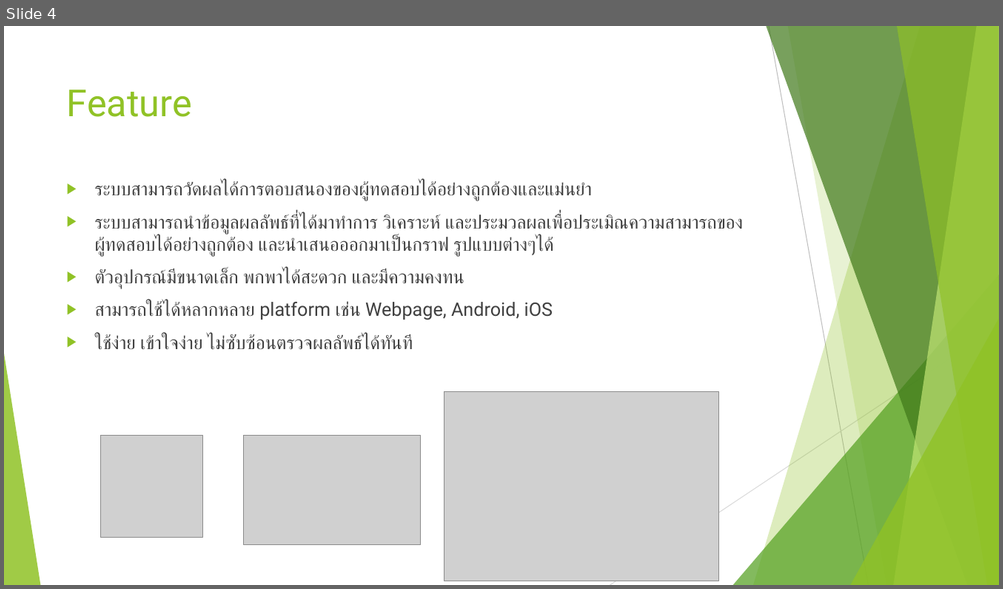
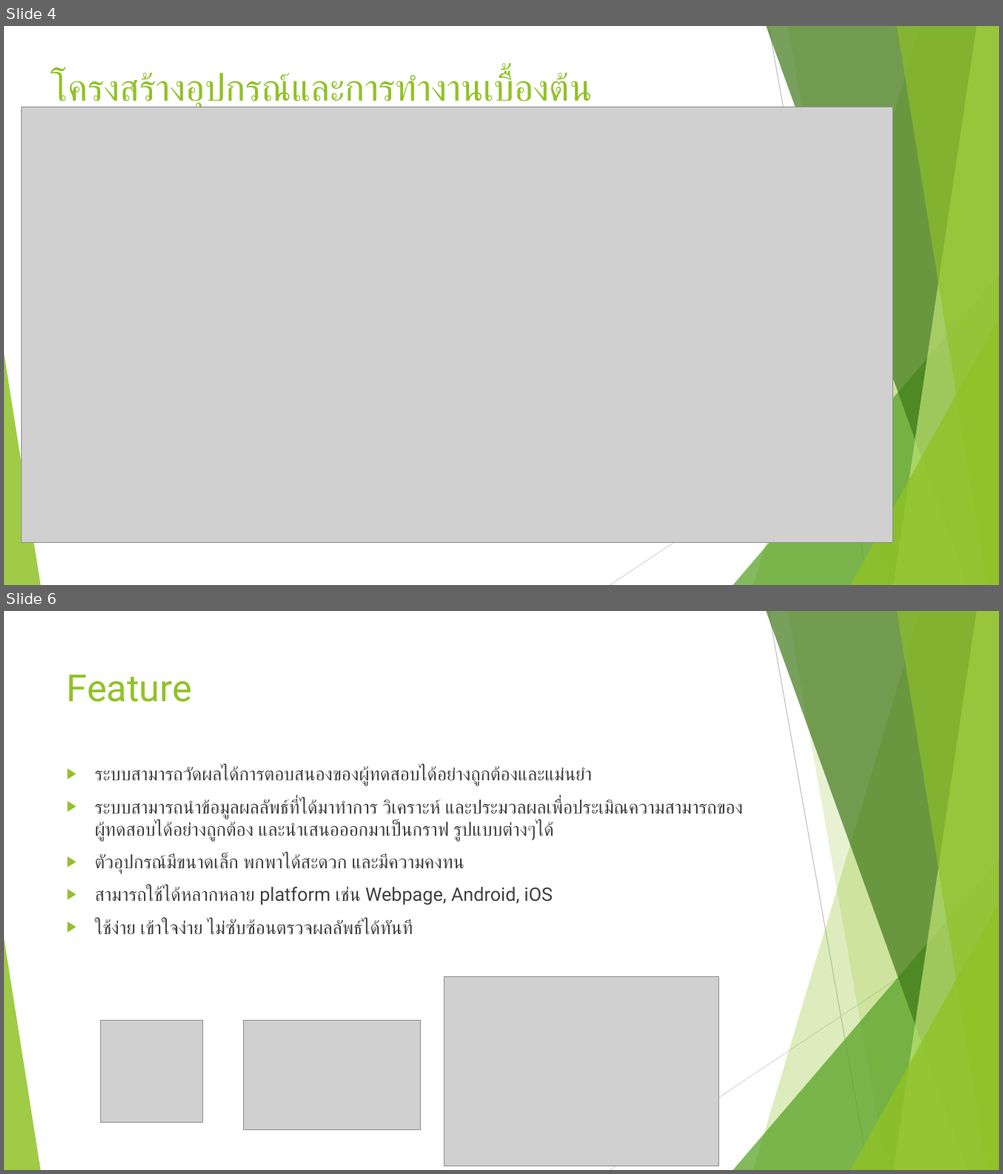
Before and after one commit to Al0nesauurs/etc, a slide deck: Work/present v1.pptx. Shown one above the other, each under a label of ours: slide 4 before the commit, slides 4 and 6 after it; the slides between them are not shown. The pictures are 1003x589 and 1003x1174 pixels, drawn with LibreOffice and Linux fonts; fonts in the diff are those of the drawing; grey boxes stand for pictures. Boxes give left, top, right and bottom in pixels: in the first picture for what was removed or moved away, otherwise in the second. Text is boxed around its words. In the diff, an @@ line names an element or a change of style, - is before the commit and + after.

```diff
--- a/Work/present v1.pptx
+++ b/Work/present v1.pptx
@@ slide 4 added at [4,26,999,585], background #FFFFFF; not listed: 10 template elements that a slide beside it also shows @@
@@ title added at [51,72,592,111], 36 pt, text #90C226 @@
+โครงสร้างอุปกรณ์และการทำงานเบื้องต้น
@@ picture added at [21,107,893,543] @@
@@ what was slide 4 is now slide 6 @@
```
Also in this commit, not shown: 1 slide changed, 2 other slides added, 48 other files.
